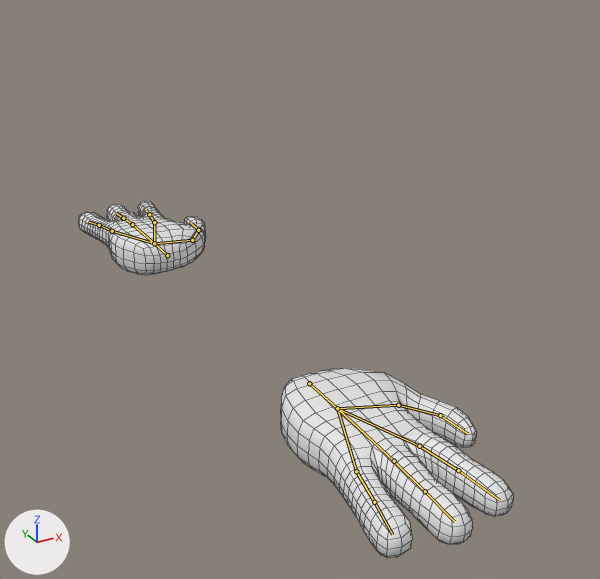
Renders of the Blender file Assets/Models/Hands.blend from each side of a commit.
Rendered twice from a camera (50 mm lens) standing at (-2.1, -5.3, 3.52) and looking at (0.65, -0.29, 1.02). The axes (+X, +Y, +Z) are drawn at lower left. The lights are the same throughout. The bones that bend it are drawn over the model as lines. Mesh edges are drawn as thin lines.
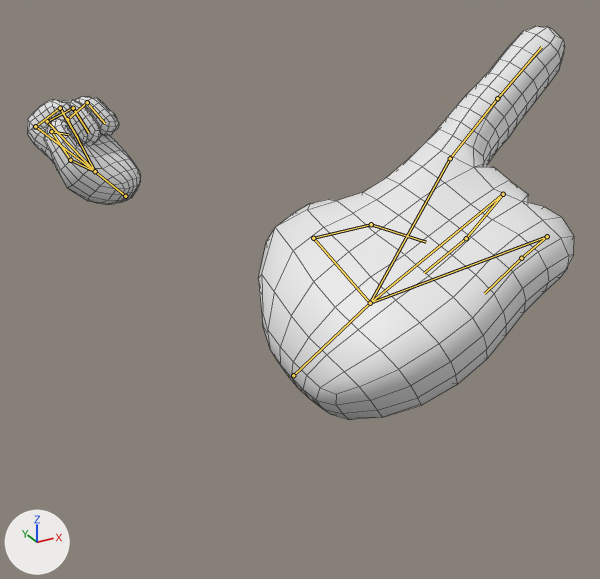
The newer file adds an action. The first version stands in its rest pose; the second is drawn at frame 13 of the action 'OverThere'.

Boxes (x1, y1, x2, y2) around the edits, measured in the pictures (600 x 579 px):
'Cube.001', posed (26% wider, 11% taller)
    before: (79, 201, 513, 557)
    after: (27, 26, 574, 420)
bone 'Bone', root to tip
    before: (167, 255) to (154, 243)
    after: (125, 196) to (95, 171)
bone 'Bone.001', root to tip
    before: (154, 243) to (112, 231)
    after: (95, 171) to (67, 119)
bone 'Bone.011', root to tip
    before: (112, 231) to (99, 225)
    after: (67, 119) to (87, 102)
bone 'Bone.012', root to tip
    before: (99, 225) to (89, 222)
    after: (87, 102) to (105, 123)
bone 'Bone.002', root to tip
    before: (154, 243) to (132, 224)
    after: (95, 171) to (47, 121)
bone 'Bone.009', root to tip
    before: (132, 224) to (123, 218)
    after: (47, 121) to (73, 108)
bone 'Bone.010', root to tip
    before: (123, 218) to (116, 213)
    after: (73, 108) to (88, 132)
bone 'Bone.003', root to tip
    before: (154, 243) to (154, 222)
    after: (95, 171) to (35, 126)
bone 'Bone.007', root to tip
    before: (154, 222) to (149, 214)
    after: (35, 126) to (60, 108)
bone 'Bone.008', root to tip
    before: (149, 214) to (146, 209)
    after: (60, 108) to (78, 138)
bone 'Bone.004', root to tip
    before: (154, 243) to (192, 240)
    after: (95, 171) to (70, 160)
bone 'Bone.005', root to tip
    before: (192, 240) to (198, 230)
    after: (70, 160) to (51, 131)
bone 'Bone.006', root to tip
    before: (198, 230) to (190, 222)
    after: (51, 131) to (68, 134)
bone 'Bone.013', root to tip
    before: (309, 383) to (337, 408)
    after: (293, 375) to (370, 303)
bone 'Bone.014', root to tip
    before: (337, 408) to (356, 471)
    after: (370, 303) to (547, 236)
bone 'Bone.015', root to tip
    before: (356, 471) to (374, 502)
    after: (547, 236) to (521, 258)
bone 'Bone.016', root to tip
    before: (374, 502) to (392, 534)
    after: (521, 258) to (484, 293)
bone 'Bone.017', root to tip
    before: (337, 408) to (394, 461)
    after: (370, 303) to (503, 194)
bone 'Bone.018', root to tip
    before: (394, 461) to (425, 491)
    after: (503, 194) to (466, 238)
bone 'Bone.019', root to tip
    before: (425, 491) to (454, 521)
    after: (466, 238) to (424, 273)
bone 'Bone.023', root to tip
    before: (337, 408) to (398, 405)
    after: (370, 303) to (313, 238)
bone 'Bone.024', root to tip
    before: (398, 405) to (440, 415)
    after: (313, 238) to (371, 224)
bone 'Bone.025', root to tip
    before: (440, 415) to (468, 434)
    after: (371, 224) to (426, 242)

The change in detail:
Bone 'Bone' (bone_bone) moves from (0.0, 0.0, 0.0) to (-0.86, 0.0, 1.56).
Bone 'Bone' (bone_bone) turns from (0, 0, 0) to (-32, -170, 42) degrees about its own x, y and z.
Bone 'Bone.001' (bone_bone_001) turns from (0, 0, 0) to (-10, 4, 0) degrees about its own x, y and z.
Bone 'Bone.011' (bone_bone_011) turns from (0, 0, 0) to (-98, -3, -12) degrees about its own x, y and z.
Bone 'Bone.012' (bone_bone_012) turns from (0, 0, 0) to (-83, 11, -8) degrees about its own x, y and z.
Bone 'Bone.002' (bone_bone_002) turns from (0, 0, 0) to (-8, 0, 0) degrees about its own x, y and z.
Bone 'Bone.009' (bone_bone_009) turns from (0, 0, 0) to (-111, 0, 0) degrees about its own x, y and z.
Bone 'Bone.010' (bone_bone_010) turns from (0, 0, 0) to (-75, -1, 1) degrees about its own x, y and z.
Bone 'Bone.003' (bone_bone_003) turns from (0, 0, 0) to (-7, -3, 0) degrees about its own x, y and z.
Bone 'Bone.007' (bone_bone_007) turns from (0, 0, 0) to (-104, 0, 8) degrees about its own x, y and z.
Bone 'Bone.008' (bone_bone_008) turns from (0, 0, 0) to (-89, 5, 3) degrees about its own x, y and z.
Bone 'Bone.004' (bone_bone_004) turns from (0, 0, 0) to (-10, -19, 0) degrees about its own x, y and z.
Bone 'Bone.005' (bone_bone_005) turns from (0, 0, 0) to (0, -11, 31) degrees about its own x, y and z.
Bone 'Bone.006' (bone_bone_006) turns from (0, 0, 0) to (13, -16, 63) degrees about its own x, y and z.
Bone 'Bone.013' (bone_bone_013) moves from (0.0, 0.0, 0.0) to (-0.38, 0.0, -0.07).
Bone 'Bone.013' (bone_bone_013) turns from (0, 0, 0) to (-65, 0, -82) degrees about its own x, y and z.
Bone 'Bone.013' (bone_bone_013) is rescaled from (1.0, 1.0, 1.0) to (1.93, 1.93, 1.93).
Bone 'Bone.014' (bone_bone_014) turns from (0, 0, 0) to (-6, -2, -1) degrees about its own x, y and z.
Bone 'Bone.015' (bone_bone_015) turns from (0, 0, 0) to (-96, 9, -1) degrees about its own x, y and z.
Bone 'Bone.016' (bone_bone_016) turns from (0, 0, 0) to (-23, -1, -103) degrees about its own x, y and z.
Bone 'Bone.017' (bone_bone_017) turns from (0, 0, 0) to (-9, 9, 0) degrees about its own x, y and z.
Bone 'Bone.018' (bone_bone_018) turns from (0, 0, 0) to (107, 13, -3) degrees about its own x, y and z.
Bone 'Bone.019' (bone_bone_019) turns from (0, 0, 0) to (78, -14, 19) degrees about its own x, y and z.
Bone 'Bone.023' (bone_bone_023) turns from (0, 0, 0) to (-3, 21, 2) degrees about its own x, y and z.
Bone 'Bone.024' (bone_bone_024) turns from (0, 0, 0) to (-33, -56, -9) degrees about its own x, y and z.
Bone 'Bone.025' (bone_bone_025) turns from (0, 0, 0) to (-45, -39, -14) degrees about its own x, y and z.
